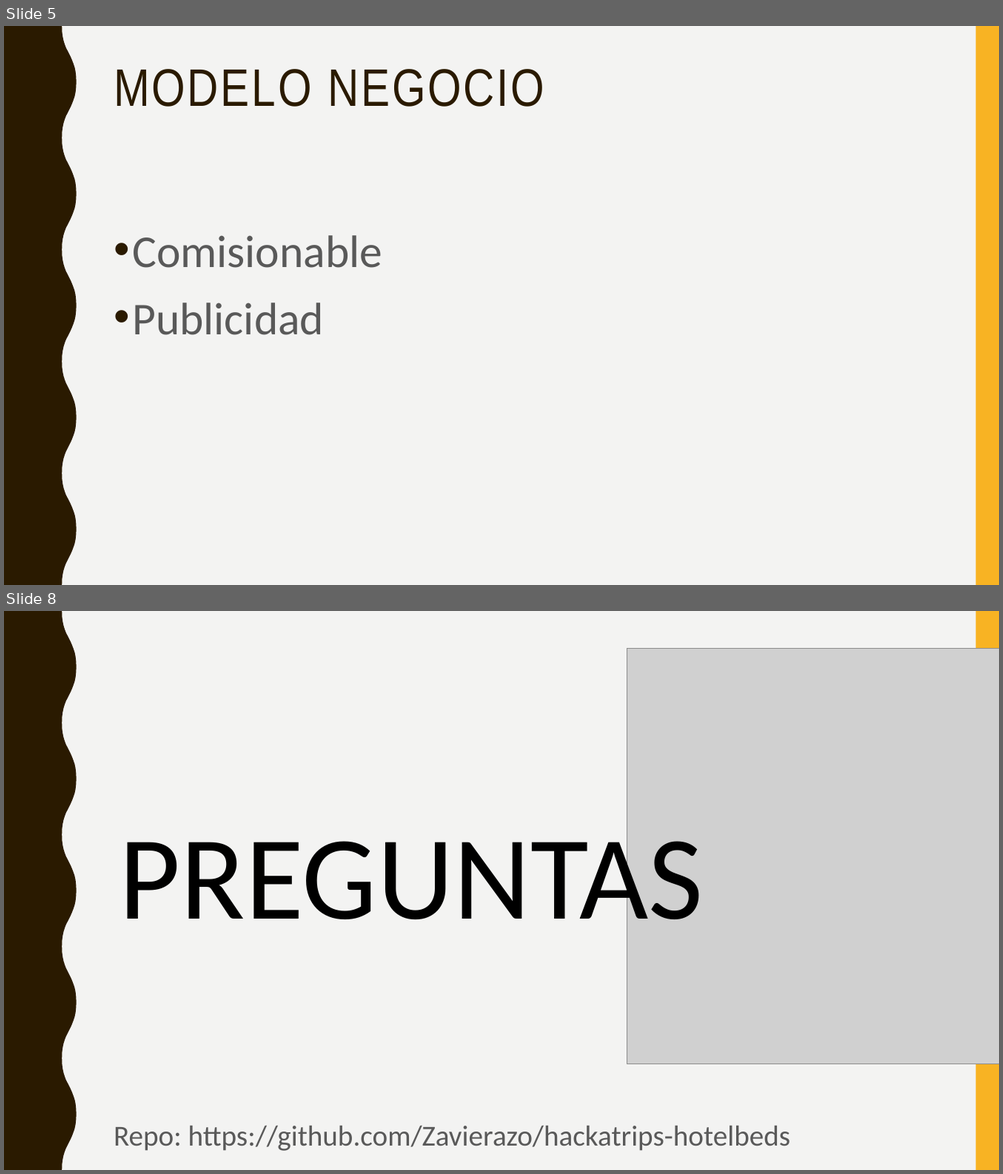
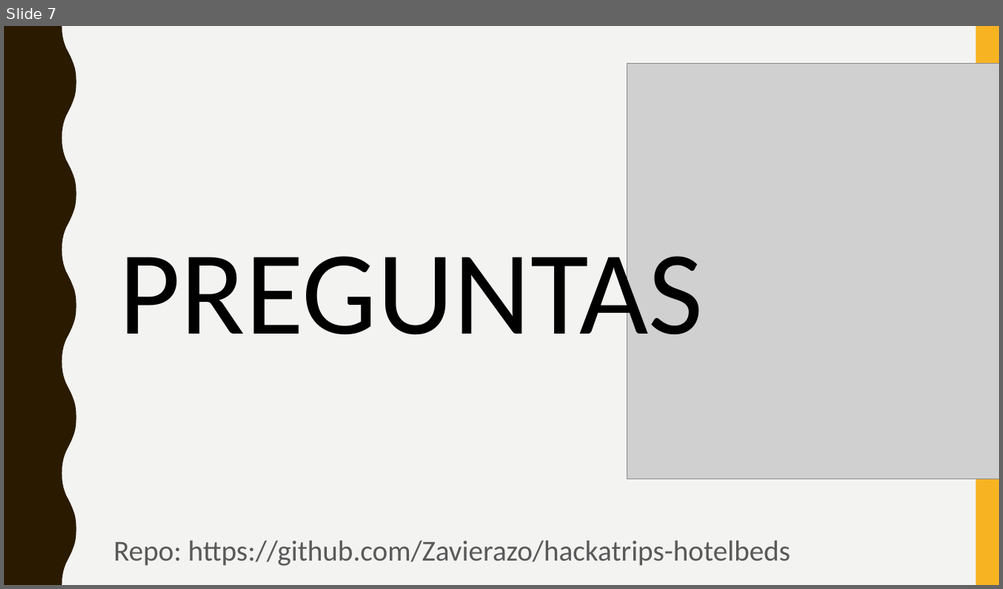
Before and after one commit to Zavierazo/hackatrips-hotelbeds, a slide deck: presentacion.pptx. Shown one above the other, each under a label of ours: slides 5 and 8 before the commit, slide 7 after it; the slides between them are not shown. The pictures are 1003x1174 and 1003x589 pixels, drawn with LibreOffice and Linux fonts; fonts in the diff are those of the drawing; grey boxes stand for pictures. Boxes give left, top, right and bottom in pixels: in the first picture for what was removed or moved away, otherwise in the second. Text is boxed around its words. In the diff, an @@ line names an element or a change of style, - is before the commit and + after.

```diff
--- a/presentacion.pptx
+++ b/presentacion.pptx
@@ slide 5 removed at bbox=[4, 26, 999, 585], background #F3F3F2; not listed: 2 template elements that a slide beside it also shows @@
@@ title removed at bbox=[114, 69, 544, 107] @@
-MODELO NEGOCIO
@@ text removed at bbox=[132, 235, 382, 335] @@
-• Comisionable
-• Publicidad
@@ what was slide 8 is now slide 7 @@
```
Also in this commit, not shown: 2 slides changed.
